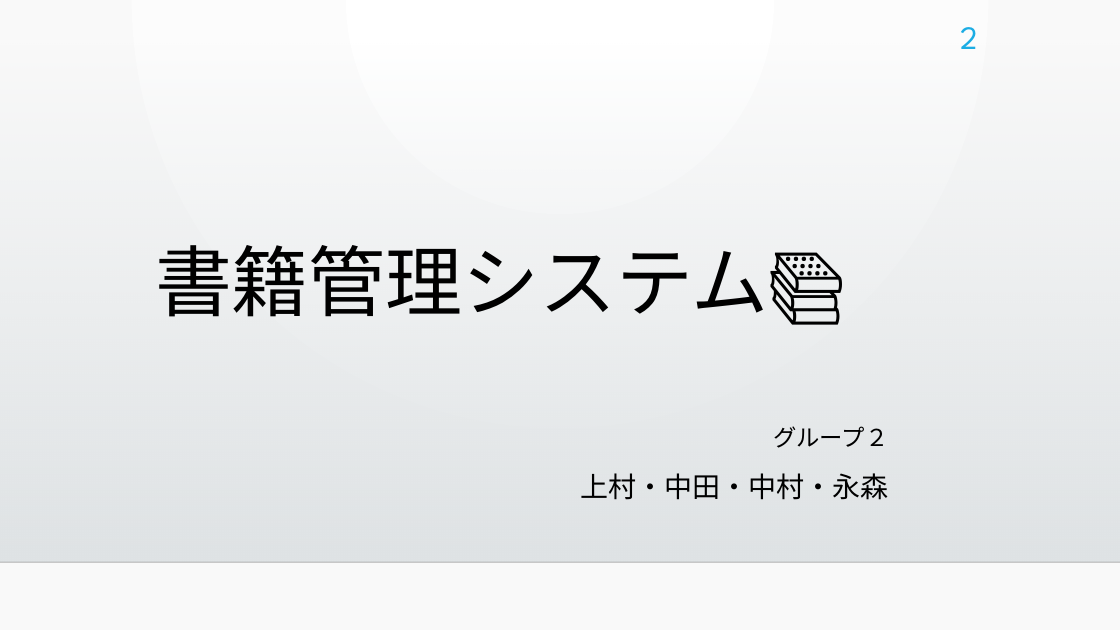
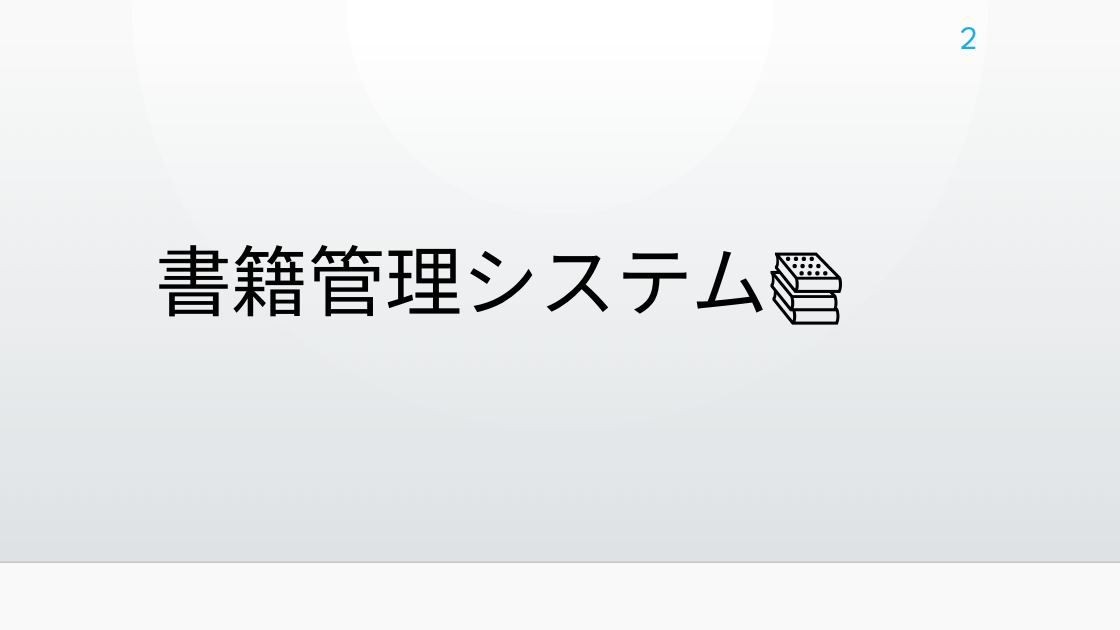
Before and after one commit to bicity2/ICT_GP, a slide deck: slide 2 of 00_参照ファイル/10_管理/書籍管理システム.pptx. Drawn at 1120x630 pixels with LibreOffice and Linux fonts; fonts in the diff are those of the drawing; background and template pictures are left out. Boxes give left, top, right and bottom in pixels: in the first picture for what was removed or moved away, otherwise in the second. Text is boxed around its words. In the diff, an @@ line names an element or a change of style, - is before the commit and + after.

```diff
--- a/00_参照ファイル/10_管理/書籍管理システム.pptx
+++ b/00_参照ファイル/10_管理/書籍管理システム.pptx
@@ subtitle removed at <box>581,426,889,500</box> @@
-グループ２
-上村・中田・中村・永森
```
Also in this commit, not shown: 6 other slides changed, 1 slide added.
